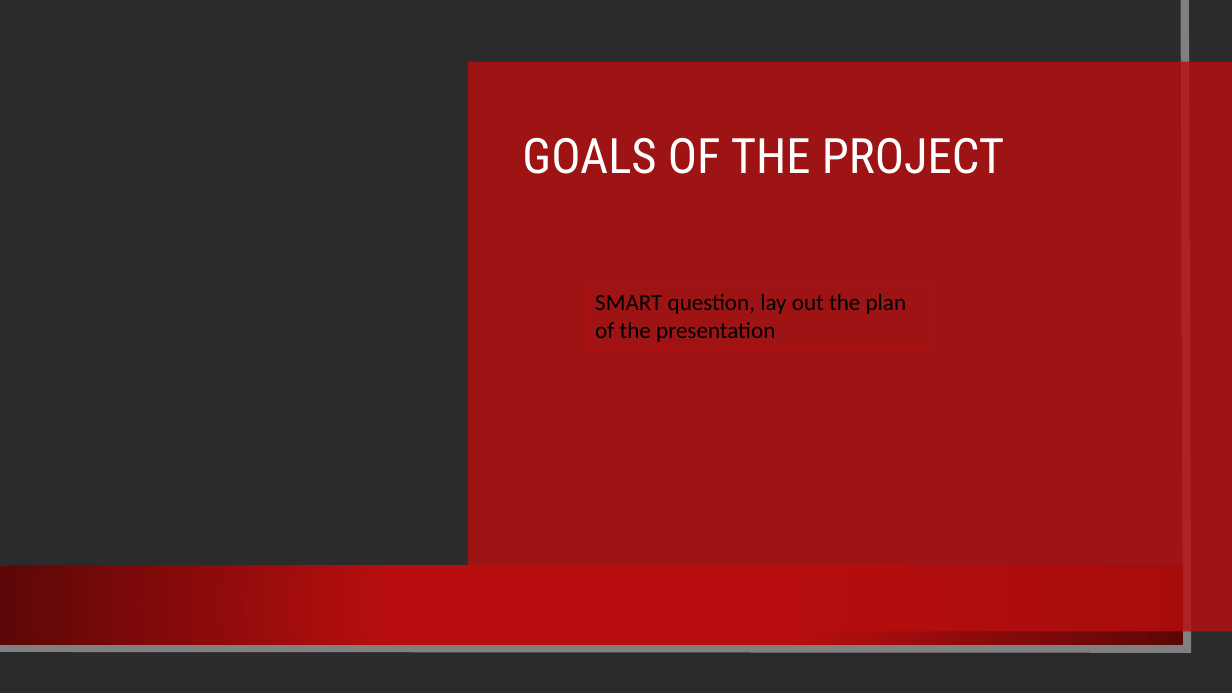
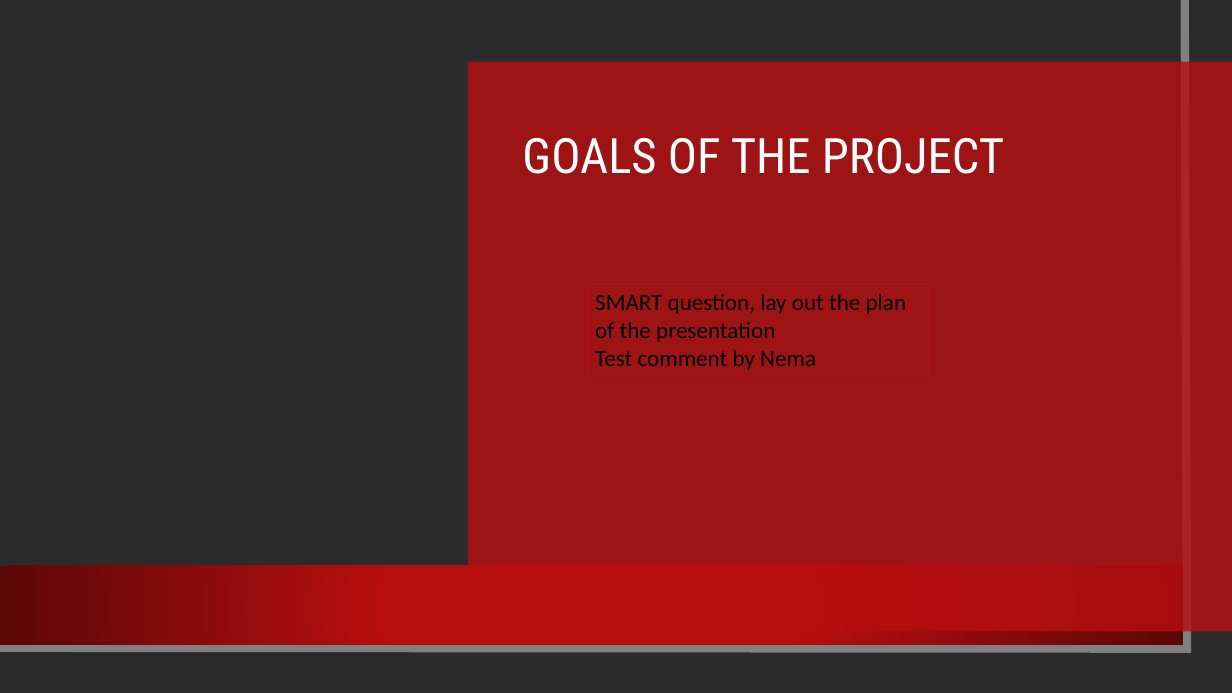
Before and after one commit to NemaPuthanveetil/DATS6101-Team-Global-Project, a slide deck: slide 2 of Presentation for Data Science 101.pptx. Drawn at 1232x693 pixels with LibreOffice and Linux fonts; fonts in the diff are those of the drawing; background and template pictures are left out; a plain dark background stands for a picture behind light text. Boxes give left, top, right and bottom in pixels: in the first picture for what was removed or moved away, otherwise in the second. Text is boxed around its words. In the diff, an @@ line names an element or a change of style, - is before the commit and + after.

Commit message:
test message in presentation

```diff
--- a/Presentation for Data Science 101.pptx
+++ b/Presentation for Data Science 101.pptx
@@ rectangle "SMART question, lay out the ...": place and size @@
-rectangle "SMART question, lay out the ..." at box(586, 284, 929, 349)
+rectangle "SMART question, lay out the ..." at box(586, 284, 929, 377)
@@ text in rectangle at box(595, 350, 816, 370): paragraph added @@
+Test comment by Nema
```
